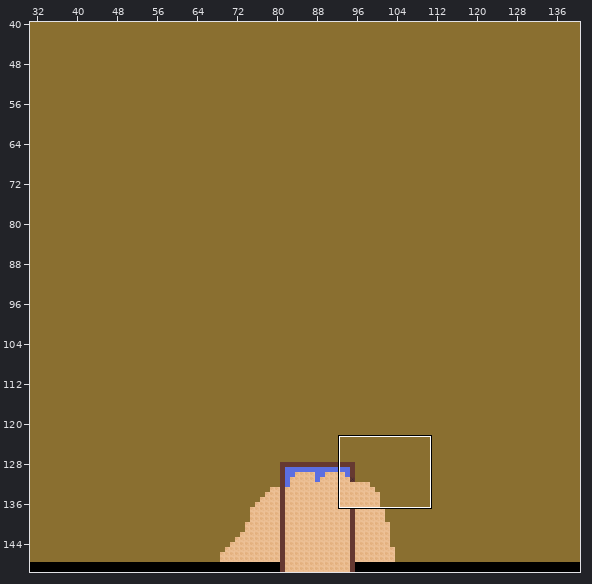
One commit to this Tiled map (JSON): res/maps/Main_Map.json. Above: a wide view before the commit, with the close-up outlined.
Close-up. Earlier state:
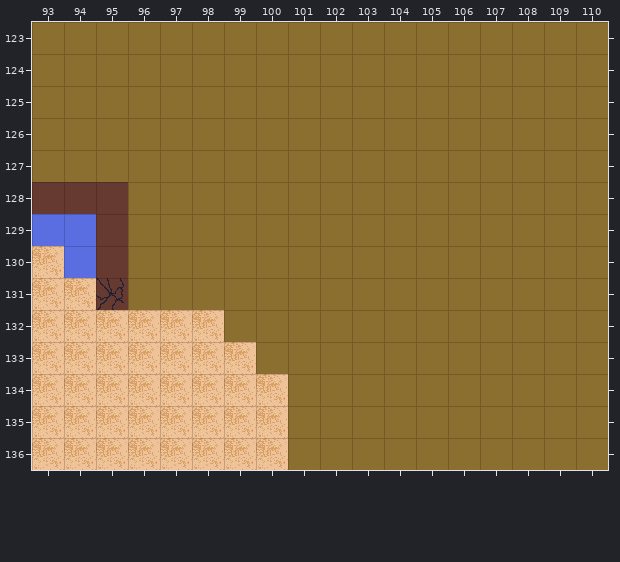
Cells are 32x32 px. Shown: x 93..110, y 123..136. The commit also changed other parts of the map, which this record leaves out.
Once edited:
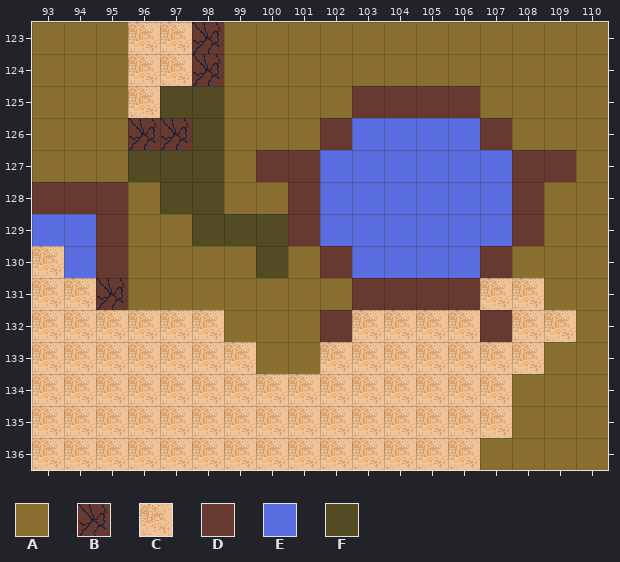
Key: from "Main": A 1, B 3, C 4, D 5, E 6, F 8.
_ is an empty cell.
Tiles replaced or removed in this view: A.
Changes in this commit:
Changed rows in their new state; . is an unchanged cell.
Layer "Tile Layer 1":
first column x 96:
123 CCB...........
124 CCB...........
125 CFF....DDDD...
126 BBF...DEEEED..
127 FFF.DDEEEEEEDD
128 .FF..DEEEEEED.
129 ..FFFDEEEEEED.
130 ....F.DEEEED..
131 .......DDDDCC.
132 ......DCCCCDCC
133 ......CCCCCCC.
134 .....CCCCCCC..
135 .....CCCCCCC..
136 .....CCCCCC...
